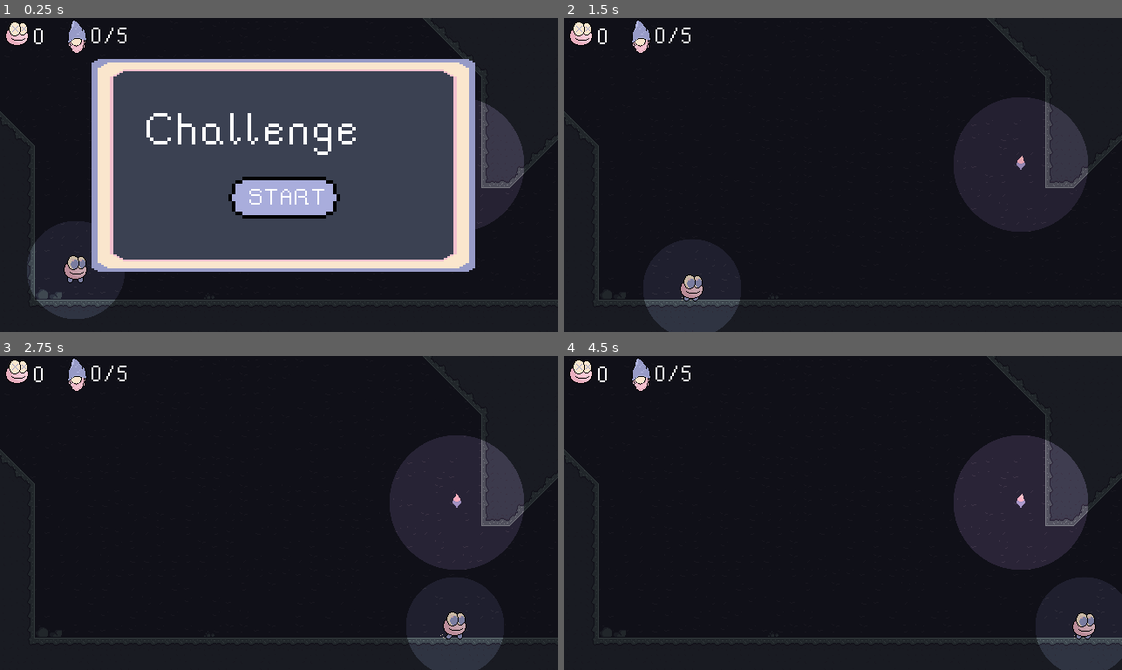
Above: before the commit, frames 1-4 (two rows, left to right).
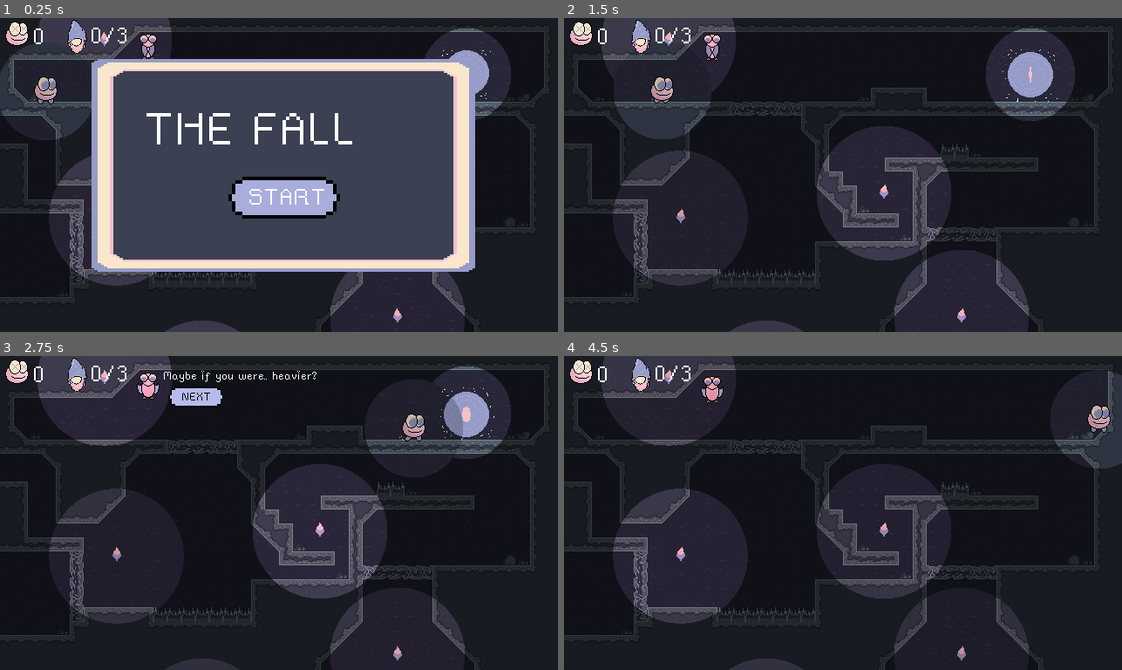
Above: after the commit, the same moments.

Repository: billbobphil/game-off-2023
Game: Godot game, scene res://root/root.tscn
The game is run twice, just before and just after one commit, with the same random seed, the same clock (stepped at 60 frames per second) and the same inputs.
Inputs (mouse positions are in pixels of both pictures, inside the frame that each line leads up to):
- Up to frame 1 (0.25 s): no input
- Up to frame 2 (1.5 s): click "START" at 0.5 s; tap Enter (acknowledge_dialog) at 1.25, 1.35 s; move the mouse to (965, 159) at 1.27 s; hold D (move_right) from 1.28 s (still down); click (965, 159) at 1.42 s
- Up to frame 3 (2.75 s): keep holding D (move_right); tap Space (jump) at 1.52, 2.27 s; move the mouse to (167, 528) at 2.02 s; tap Ctrl (dash) at 2.1 s
- Up to frame 4 (4.5 s): move the mouse to (898, 443) at 2.77 s; release D (move_right) at 2.78 s; hold A (move_left) 2.78-3.53 s; tap Enter (acknowledge_dialog) at 2.85, 4.35 s; move the mouse to (815, 575) at 3.52 s; hold D (move_right) from 3.53 s (still down); tap Ctrl (dash) at 3.6 s; click (815, 575) at 3.67 s; tap Space (jump) at 3.77 s; move the mouse to (1010, 560) at 4.27 s

The runs differ from the first frame. In frame 1, 16% of the frame differs, in the area x 0-100%, y 0-100%; in frame 2, 31%; in frame 3, 28%; in frame 4, 27%.

Commit message:
Found what seems to be a relatively elegant way of preventing the player from being too large

Diff:
--- a/player/Player.gd
+++ b/player/Player.gd
@@ -47,10 +47,12 @@
 var canDash : bool = true;
 var dashTimer : float = 0;
 var dashCooldownTimer : float = 0;
+var slideCollisionCountsAboveTwo : int = 0;
 
 
 
 var currentScale : Scales = Scales.NORMAL;
+var previousScale : Scales = Scales.NORMAL;
 
 enum Scales {
 	SMALL,
@@ -171,6 +173,12 @@
 	horizontalMovement();
 	dashInputHandler();
 	move_and_slide()
+	if(get_slide_collision_count() >= 2):
+		slideCollisionCountsAboveTwo += 1;
+		if(slideCollisionCountsAboveTwo > 5):
+			scaleDown();
+	else:
+		slideCollisionCountsAboveTwo = 0;
 
 func jump():
 	velocity.y = jumpVelocity
--- a/root/root.tscn
+++ b/root/root.tscn
@@ -31,7 +31,7 @@
 position = Vector2(-1, 0)
 script = ExtResource("6_ovqv7")
 levelPaths = Array[PackedScene]([ExtResource("2_hos4s"), ExtResource("3_ob0di"), ExtResource("2_rl4h1"), ExtResource("3_2nj7d"), ExtResource("4_yfh48"), ExtResource("7_eb1s0"), ExtResource("8_11uw4"), ExtResource("9_dv5fj")])
-currentLevelIndex = 6
+currentLevelIndex = 4
 specialLevelIndexes = Array[int]([0, 1, 5])
 
 [node name="HUD" type="CanvasLayer" parent="." groups=["HUD"]]
